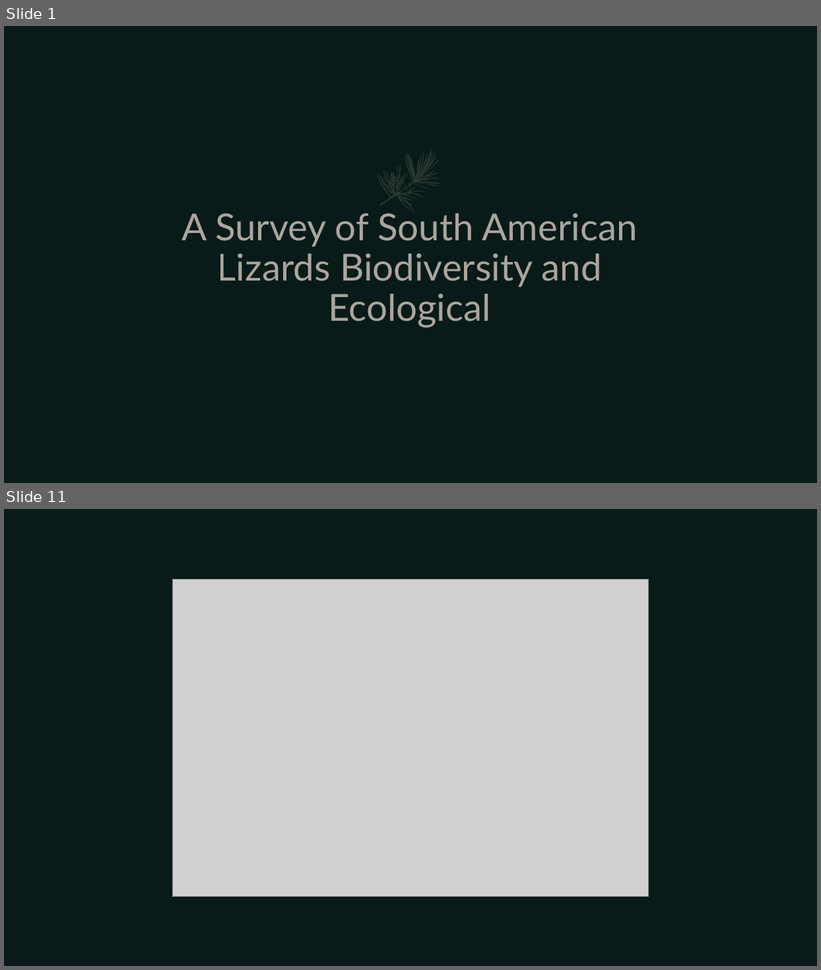
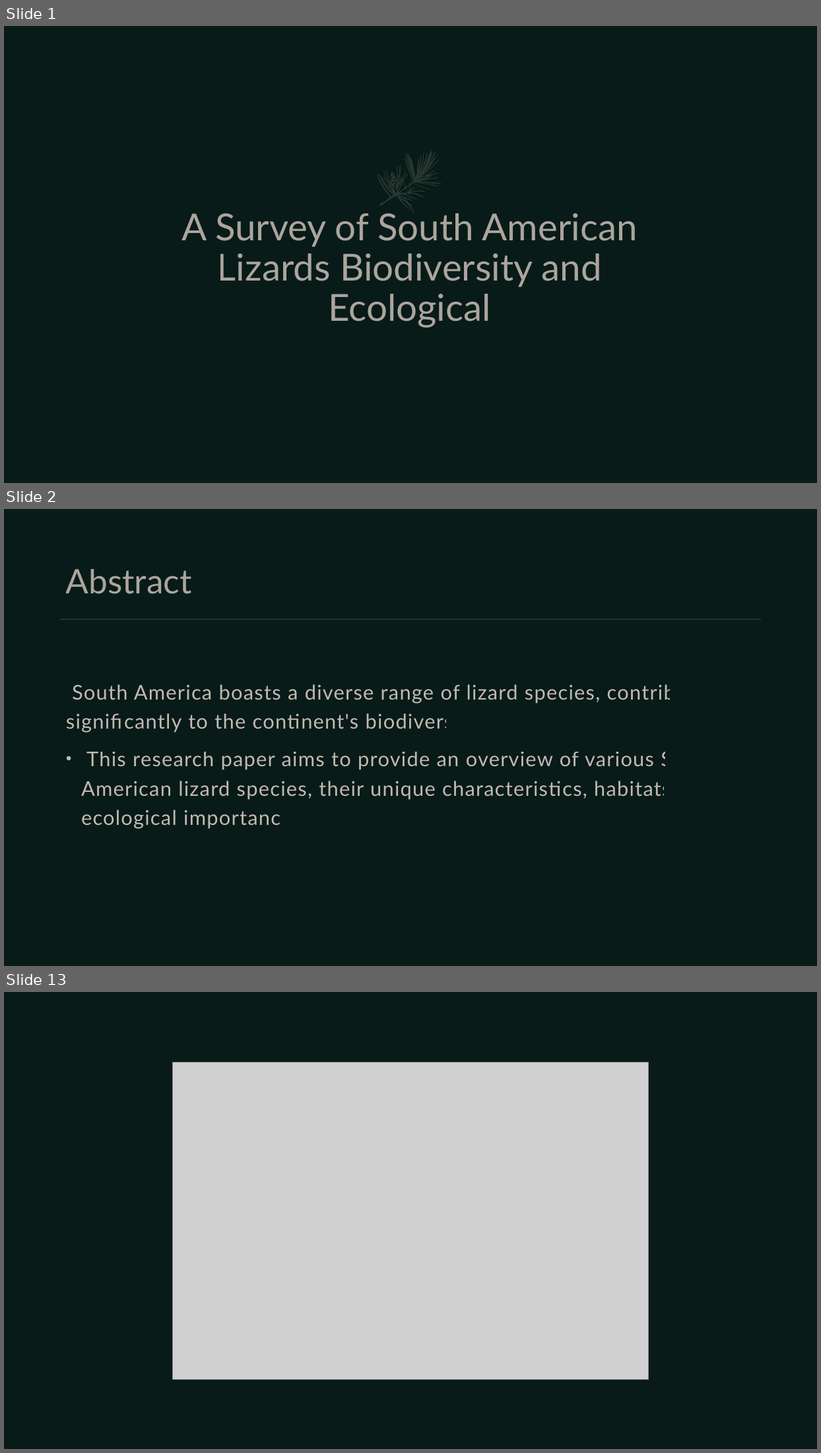
Before and after one commit to umarrasool15/Research2SlidesWebApp, a slide deck: pdfextraction/content/output/A Survey of South American Lizards Biodiversity and Ecological.pptx. Shown one above the other, each under a label of ours: slides 1 and 11 before the commit, slides 1, 2 and 13 after it; the slides between them are not shown. The pictures are 821x970 and 821x1453 pixels, drawn with LibreOffice and Linux fonts; fonts in the diff are those of the drawing; grey boxes stand for pictures. Boxes give left, top, right and bottom in pixels: in the first picture for what was removed or moved away, otherwise in the second. Text is boxed around its words. In the diff, an @@ line names an element or a change of style, - is before the commit and + after.

```diff
--- a/pdfextraction/content/output/A Survey of South American Lizards Biodiversity and Ecological.pptx
+++ b/pdfextraction/content/output/A Survey of South American Lizards Biodiversity and Ecological.pptx
@@ slide 2 added at box(4, 509, 817, 966), background #081B19 @@
@@ title added at box(66, 569, 192, 594), 40 pt, text #E2D4CA at 75% opacity @@
+Abstract
@@ line added from (60, 619) to (762, 619), #415347 1.5 pt @@
@@ text added at box(72, 685, 725, 829), 24 pt, text #E2D4CA at 85% opacity @@
+• South America boasts a diverse range of lizard species, contributing significantly to the continent's biodiversity.
+  This research paper aims to provide an overview of various South American lizard species, their unique characteristics, habitats, and ecological importance.
@@ what was slide 11 is now slide 13 @@
```
Also in this commit, not shown: 11 slides changed, 7 other slides added, 2 slides removed, 48 other files.
